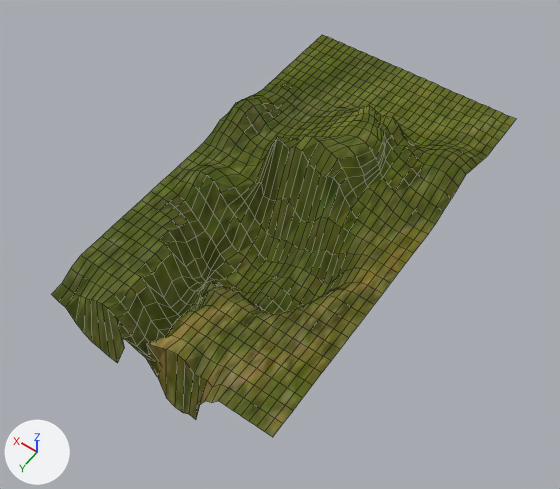
The Blender file 05_Scenes/Urwald_ErsterVersuch.blend: old version first, new version second.
Before and after are seen from a camera (50 mm lens) standing at (-110.0, 179.0, 235.0) and looking at (2.0, 22.0, -12.0). Arrows for +X, +Y and +Z are at lower left; the lights stay in place. Mesh edges are drawn as thin lines.

Script lines for the objects in view, before the commit:
```python
me_plane = bpy.data.meshes.new('Plane')
me_plane.from_pydata(...)  # 1093 vertices, 1025 faces; spans x -1.0..1.0, y -1.01..1.0, z -0.17..0.14
me_plane.materials.append(mat_material_001)  # picture img_gras2_jpg_002
ob_plane = bpy.data.objects.new('Plane', me_plane)
ob_plane.location = (3.2, 4.8, 2.1)
ob_plane.scale = (-50.7, -90.6, 192.0)
```
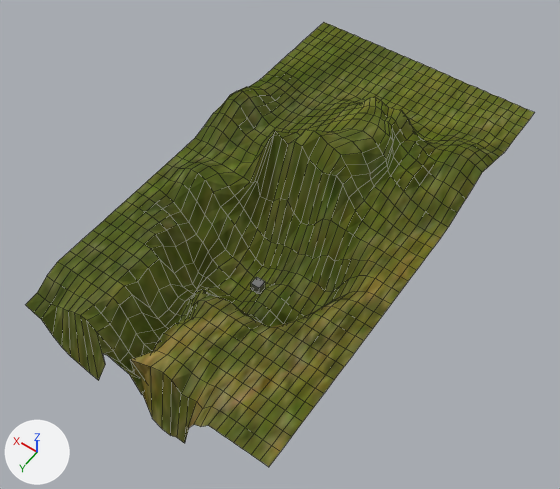
Pixel boxes (x1, y1, x2, y2) of what changed, in the pictures (560 x 489 px):
'Plane', rescaled (9% wider, 11% taller): before (51, 35, 516, 437); after (26, 22, 535, 467)
'wasser', added: after (251, 277, 265, 294)

Edits to the bpy script that builds the scene:
```text
Add mat_material_024:
    mat_material_024 = bpy.data.materials.new('Material.024')
    # nodes: BsdfAnisotropic, BsdfRefraction, BsdfTranslucent, LayerWeight, MixShader, OutputMaterial
    # colours: black #212121, white #e7e7e7
Add me_cube:
    me_cube.from_pydata(...)  # a box spanning x -1.0..1.0, y -1.0..1.0, z -1.0..1.0
    me_cube.materials.append(mat_material_024)
Add col_wasser:
    col_wasser = bpy.data.collections.new('wasser')
    col_wasser.objects.link(ob_cube)
Change ob_plane:
    ob_plane.scale: (-50.7, -90.6, 192.0) -> (-55.5, -99.2, 210.0)
Add ob_cube:
    ob_cube = bpy.data.objects.new('Cube', me_cube)
    ob_cube.location = (0.0, 0.0, 1.55)
    ob_cube.rotation_euler = (0.0381, 0.0, 0.0)  # degrees (2.2, 0, 0)
Add ob_wasser:
    ob_wasser = bpy.data.objects.new('wasser', None)
    ob_wasser.location = (-3.2, 44.0, -13.2)
    ob_wasser.scale = (2.0, 2.0, 2.0)
    ob_wasser.show_instancer_for_render = False
    ob_wasser.instance_type = 'COLLECTION'
    ob_wasser.instance_collection = col_wasser
```
